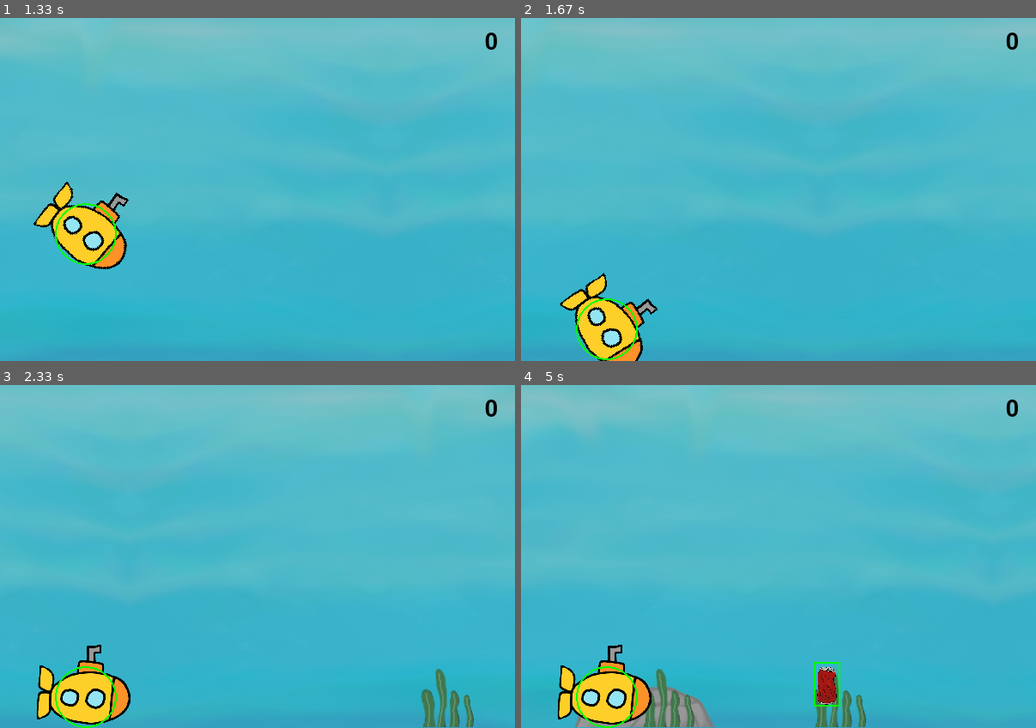
Above: before the commit, frames 1-4 (two rows, left to right).
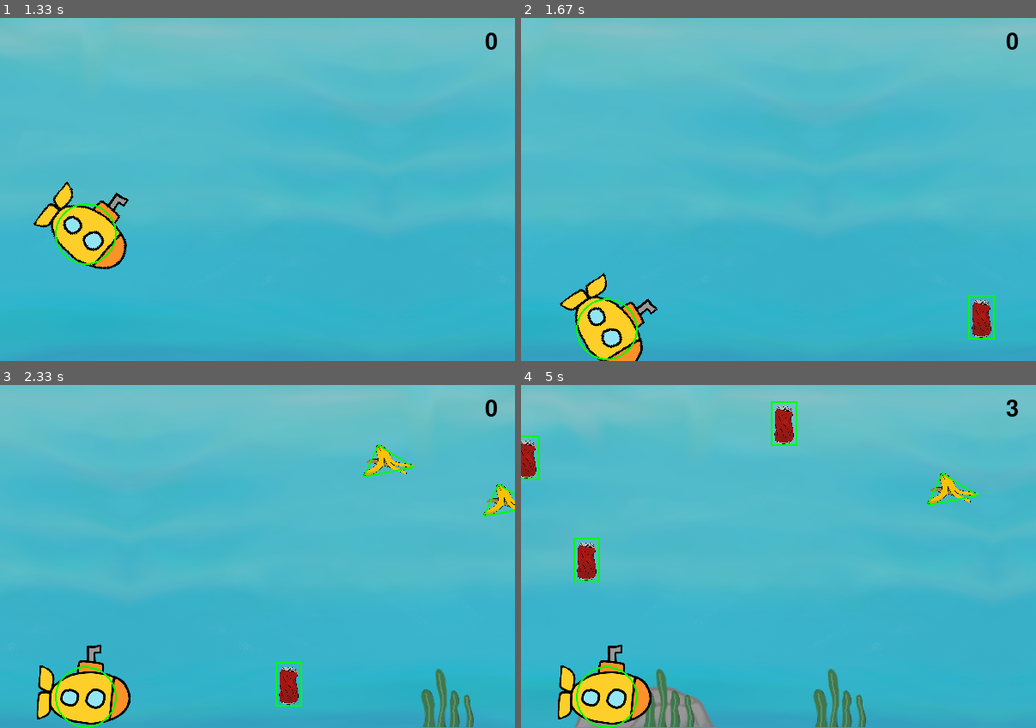
Above: after the commit, the same moments.

Repository: egwkim/Misc
Game: pygame game, started from 2022/09/environmental_game/game.py
Same seed, same stepped clock (60 frames per second), same inputs: the game is played once before the commit and once after it.
Inputs:
- Up to frame 1 (1.33 s): tap Space at 0.83, 1.23 s
- Up to frame 2 (1.67 s): tap Space at 1.53 s
- Up to frame 3 (2.33 s): tap Space at 2.07 s
- Up to frame 4 (5 s): tap Space at 2.37, 2.57, 2.87, 3.47, 3.77, 3.9 s

Frame 1 is identical in both runs. In frame 2, 0.5% of the frame differs, in the area x 86-92%, y 80-94%; in frame 3, 1.2%; in frame 4, 2.3%, in the area x 0-97%, y 4-94%.

Commit message:
Increase game time and obstacle spawn rate

Diff:
--- a/2022/09/environmental_game/game.py
+++ b/2022/09/environmental_game/game.py
@@ -42,7 +42,7 @@
 kelp_size = scale_vector((312, 283), 1/4)
 
 
-obstacle_cooldown = (100, 100)
+obstacle_cooldown = (5, 25)
 
 # banana_cooldown = (100, 100)
 # Original size and polygon hitbox
@@ -224,7 +224,7 @@
 
 
 def play():
-    time = 20 * fps  # Play time
+    time = 30 * fps  # Play time
 
     imgs['bg_flipped'] = pygame.transform.flip(imgs['bg'], True, False)
     bg_objects = []
@@ -321,27 +321,24 @@
 
         # Update obstacles and check collision
         collision_possible = True
-        for i, obstacle in enumerate(obstacles):
+        for obstacle in obstacles:
             # Update obstacle
             obstacle[0] -= vx
 
+        for i, obstacle in enumerate(obstacles):
             # Check collision with player
-            if collision_possible:
-                if (x + player_radious) < (obstacle[0] - max(banana_size[0], can_size[0]) / 2):
-                    collision_possible = False
-                    continue
-                if obstacle[2] == 'banana':
-                    if check_collision_circle_polygon((x, y), player_radious, obstacle[:2], banana_hitbox):
-                        score += 1
-                        obstacles.pop(i)
-                        collision_possible = False
-                        continue
-                elif obstacle[2] == 'can':
-                    if check_collision_circle_rect((x, y), player_radious, obstacle[:2], *can_size):
-                        score += 1
-                        obstacles.pop(i)
-                        collision_possible = False
-                        continue
+            if (x + player_radious) < (obstacle[0] - max(banana_size[0], can_size[0]) / 2):
+                break
+            if obstacle[2] == 'banana':
+                if check_collision_circle_polygon((x, y), player_radious, obstacle[:2], banana_hitbox):
+                    score += 1
+                    obstacles.pop(i)
+                    break
+            elif obstacle[2] == 'can':
+                if check_collision_circle_rect((x, y), player_radious, obstacle[:2], *can_size):
+                    score += 1
+                    obstacles.pop(i)
+                    break
 
         # Obstacle is out of the screen
         if obstacles and obstacles[0][0] < -(max(can_size[0], banana_size[0]) / 2):
@@ -390,7 +387,7 @@
             return game_over(score)
 
 
-def game_over(score:int=0):
+def game_over(score: int = 0):
     text = text_font.render(f'Game over... Score: {score}', 1, black)
     rect = text.get_rect()
     rect.center = (width/2, height/2)
